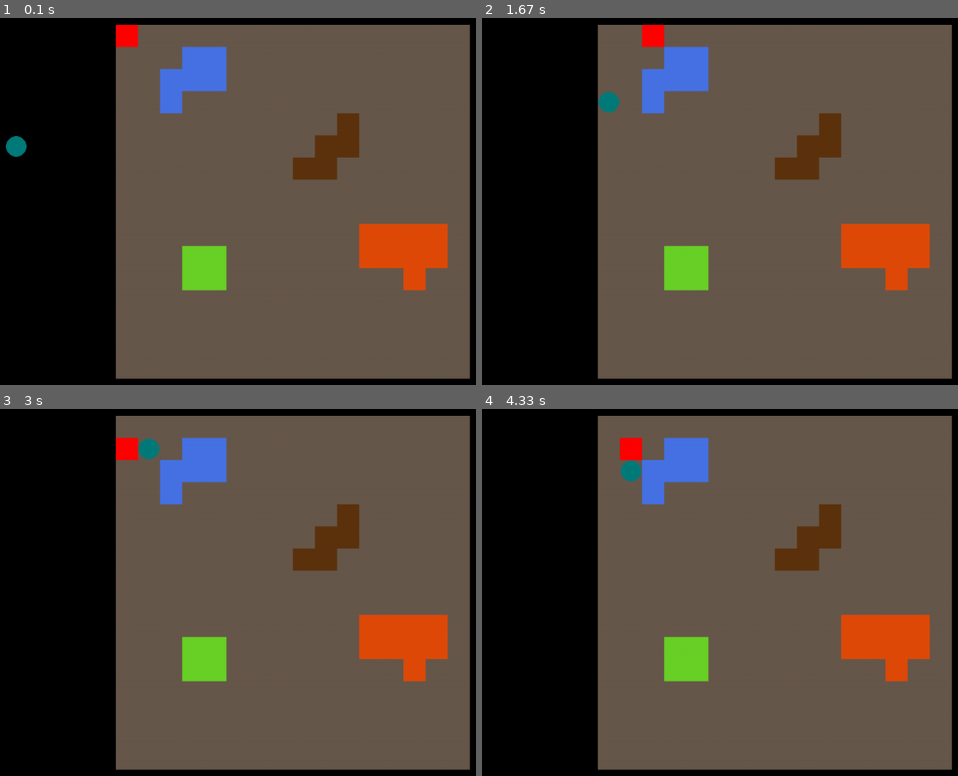
Above: before the commit, frames 1-4 (two rows, left to right).
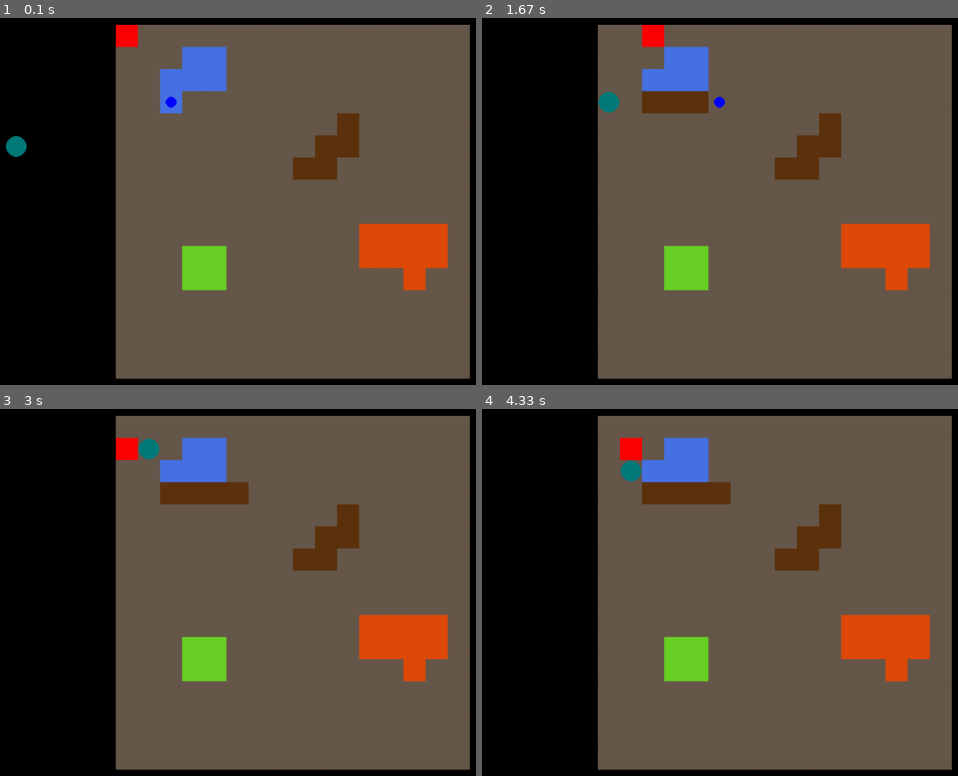
Above: after the commit, the same moments.

Repository: mytinycloud/90D-pygame-scaffold
Game: pygame game, started from main.py
The game is run twice, just before and just after one commit, with the same random seed, the same clock (stepped at 60 frames per second) and the same inputs.
Inputs (mouse positions are in pixels of both pictures, inside the frame that each line leads up to):
- Up to frame 1 (0.1 s): no input
- Up to frame 2 (1.67 s): hold D 0.33-0.8 s; move the mouse to (753, 238) at 0.37 s; hold W 0.83-1.13 s; hold D 1.17-1.63 s
- Up to frame 3 (3 s): hold A 1.67-2.2 s; hold S 2.23-2.53 s; hold A 2.57-2.97 s
- Up to frame 4 (4.33 s): hold W 3-3.37 s; hold D 3.4-4.03 s; hold S from 4.07 s (still down)

The runs differ from the first frame. In frame 1, less than 0.1% of the frame differs, in the area x 34-38%, y 21-25%; in frame 2, 0.9%; in frame 3, 1.2%, in the area x 33-53%, y 19-27%; in frame 4, 1.2%.

Commit message:
Fix off-by-one in bounds

Diff:
--- a/systems/motion.py
+++ b/systems/motion.py
@@ -25,7 +25,7 @@
 
     tilemap: TilemapComponent = group.query_singleton("tilemap").tilemap
     bounds_min = Vector2(tilemap.bounds.topleft)
-    bounds_max = Vector2(tilemap.bounds.bottomright) - Vector2(1)
+    bounds_max = Vector2(tilemap.bounds.bottomright)
 
     # Update the position of all entities with a velocity
     for e in group.query('motion'):
--- a/systems/testing.py
+++ b/systems/testing.py
@@ -19,6 +19,6 @@
 Mount the testing system any testing init
 '''
 def mount_testing_system(group: EntityGroup):
-    enemy1 = create_enemy((-5,5))
-    group.add(enemy1)
+    group.add(create_enemy((-5,5)))
+    group.add(create_effect("wave", Vector2(2,3), Vector2(1,0)))
     group.mount_system(testing_system)
--- a/systems/tilemap.py
+++ b/systems/tilemap.py
@@ -68,7 +68,7 @@
     def from_map(map: Tilemap):
         return TilemapComponent(
             map = map,
-            bounds = Rect(0, 0, len(map), len(map[0]))
+            bounds = Rect(0, 0, len(map)-1, len(map[0])-1)
         )
 
 
